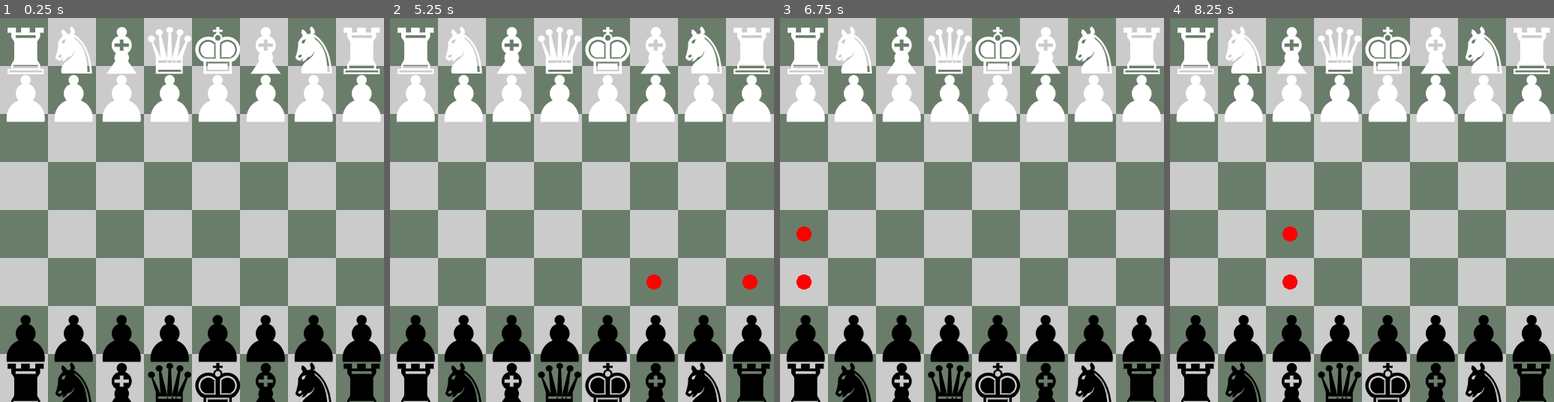
Above: before the commit, frames 1-4 (left to right).
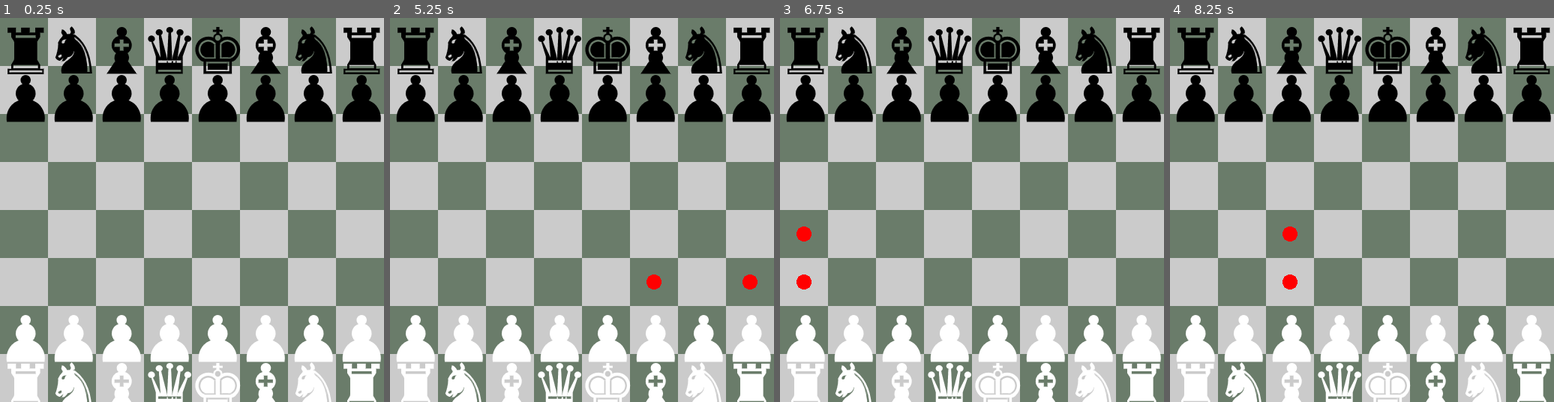
Above: after the commit, the same moments.

Repository: NiahSSBM/chess
Game: Godot game, scene res://scenes/main.tscn
Two runs of this game, one before a commit and one after it. Both use one fixed random seed, a clock stepped at 60 frames per second and the inputs below.
Inputs (mouse positions are in pixels of both pictures, inside the frame that each line leads up to):
- Up to frame 1 (0.25 s): no input
- Up to frame 2 (5.25 s): tap Enter at 0.5, 2, 3.5 s; move the mouse to (413, 378) at 0.52 s; press the mouse at (413, 378) at 0.53 s; tap Space at 1.25, 2.75, 4.25 s; move the mouse to (462, 378) at 1.27 s; release the mouse at (462, 378) at 1.28 s; click (462, 378) at 1.35 s; move the mouse to (509, 378) at 2.02 s; press the mouse at (509, 378) at 2.03 s; move the mouse to (558, 378) at 2.77 s; release the mouse at (558, 378) at 2.78 s; click (558, 378) at 2.85 s; move the mouse to (605, 378) at 3.52 s; press the mouse at (605, 378) at 3.53 s; move the mouse to (654, 378) at 4.27 s; release the mouse at (654, 378) at 4.28 s; click (654, 378) at 4.35 s; move the mouse to (701, 378) at 5.02 s; press the mouse at (701, 378) at 5.03 s
- Up to frame 3 (6.75 s): move the mouse to (1140, 378) at 5.77 s; release the mouse at (1140, 378) at 5.78 s; click (1140, 378) at 5.85 s; move the mouse to (803, 329) at 6.52 s; press the mouse at (803, 329) at 6.53 s
- Up to frame 4 (8.25 s): move the mouse to (1242, 329) at 7.27 s; release the mouse at (1242, 329) at 7.28 s; click (1242, 329) at 7.35 s; move the mouse to (1289, 329) at 8.02 s; press the mouse at (1289, 329) at 8.03 s

The runs differ from the first frame. In frame 1, 22% of the frame differs, in the area x 1-100%, y 2-100%; in frame 2, 22%; in frame 3, 22%; in frame 4, 22%.

Commit message:
basic concept of players and turns

Diff:
--- a/scenes/game_state.gd
+++ b/game_state.gd
@@ -4,6 +4,10 @@
 var prev_boards: Array[int] # 3D array
 
 var turn: int = 0
+var whos_turn: Player
+var turn_direction: int
+var home_player: Player
+var away_player: Player
 
 func _ready():
 	Globals.connect("turn_passed", _on_turn_passed)
@@ -11,6 +15,22 @@
 	Globals.connect("piece_dropped", _on_piece_dropped)
 
 	board_state.resize(Globals.BOARD_SIZE * Globals.BOARD_SIZE)
+
+
+func start_game(home: Player, away: Player):
+	home_player = home
+	home.direction = 1
+	away_player = away
+	away.direction = -1
+	if home_player.color == away_player.color:
+		push_error("Error: Both players are the same color!")
+
+	if home_player.color == Piece.PieceColor.WHITE:
+		whos_turn = away_player # Black player is turn 0, will change to white player for first actual turn
+	else:
+		whos_turn = home_player
+
+	Globals.turn_passed.emit()
 
 
 func get_board() -> Array[int]:
@@ -43,6 +63,14 @@
 
 func _on_turn_passed():
 	turn += 1
+	if whos_turn == home_player:
+		whos_turn = away_player
+	else:
+		whos_turn = home_player
+
+	if Globals.DEBUG_PRINT:
+		print(Piece.PieceColor.keys()[whos_turn.color] + " turn")
+
 	prev_boards.append_array(board_state)
 
 	var pieces: Array[Node] = get_tree().get_nodes_in_group("piece")
--- a/project.godot
+++ b/project.godot
@@ -19,6 +19,7 @@
 
 Globals="*res://scripts/globals.gd"
 Game="*res://scripts/game.gd"
+GameState="*res://game_state.gd"
 
 [display]
 
--- a/scenes/main.tscn
+++ b/scenes/main.tscn
@@ -1,8 +1,7 @@
-[gd_scene load_steps=5 format=3 uid="uid://bsjnd355cxwqc"]
+[gd_scene load_steps=4 format=3 uid="uid://bsjnd355cxwqc"]
 
 [ext_resource type="Script" uid="uid://bihldgnjfpvac" path="res://scripts/main.gd" id="1_jyhfs"]
 [ext_resource type="Script" uid="uid://cuqbqsfj7aqcm" path="res://scripts/board.gd" id="2_0wfyh"]
-[ext_resource type="Script" uid="uid://chwahkdn44rff" path="res://scenes/game_state.gd" id="4_jyhfs"]
 [ext_resource type="Script" uid="uid://c12pj77qtcxk" path="res://scripts/input_handler.gd" id="5_tbgi4"]
 
 [node name="Node2D" type="Node2D"]
@@ -13,6 +12,3 @@
 
 [node name="InputHandler" type="Node" parent="."]
 script = ExtResource("5_tbgi4")
-
-[node name="GameState" type="Node" parent="."]
-script = ExtResource("4_jyhfs")
--- a/scripts/game.gd
+++ b/scripts/game.gd
@@ -4,7 +4,6 @@
 func submit_move(notation: String) -> bool:
 	var piece: Piece = _notation_to_piece(notation)
 	var nearest_marker = piece.get_nearest_marker()
-	var color_mod: int = -1 if piece.color else 1
 
 	if Globals.DEBUG_PRINT:
 		print(notation)
@@ -17,7 +16,7 @@
 				if piece != p:
 					p.free()
 					break
-			if nearest_marker.board_position - Vector2i(0, color_mod) == p.board_position and p.is_en_passantable:
+			if nearest_marker.board_position - Vector2i(0, GameState.whos_turn.direction) == p.board_position and p.is_en_passantable:
 				p.free() # En passant
 				break
 		Globals.turn_passed.emit()
@@ -47,6 +46,11 @@
 func check_move(notation: String) -> bool:
 	var piece: Piece = _notation_to_piece(notation)
 	var target: Vector2i = _notation_to_target(notation)
+
+	GameState.turn_direction = piece.player_owner.direction
+
+	if GameState.whos_turn.color != piece.color:
+		return false
 
 	if piece.type == Piece.PieceType.PAWN:
 		return _can_pawn_move(piece, target)
@@ -109,23 +113,21 @@
 
 
 func _can_pawn_move(pawn: Piece, target: Vector2i) -> bool:
-	var color_mod: int = -1 if pawn.color else 1
-
 	if target.x == pawn.board_position.x:
-		if target.y == pawn.board_position.y + color_mod and _get_piece_at_position(target) == null:
+		if target.y == pawn.board_position.y + GameState.turn_direction and _get_piece_at_position(target) == null:
 			return true # Move forward 1 space if not obstructed
-		if  target.y == pawn.board_position.y + color_mod * 2 and _get_piece_at_position(target) == null and _get_piece_at_position(Vector2i(target.x, target.y - color_mod)) == null and not pawn.has_moved:
+		if  target.y == pawn.board_position.y + GameState.turn_direction * 2 and _get_piece_at_position(target) == null and _get_piece_at_position(Vector2i(target.x, target.y - GameState.turn_direction)) == null and not pawn.has_moved:
 				return true # Move forward 2 spaces if hasn't moved already and not obstructed
 	if target.x == pawn.board_position.x + 1 or target.x == pawn.board_position.x - 1:
-		if target.y == pawn.board_position.y + color_mod and _get_piece_at_position(target) != null:
+		if target.y == pawn.board_position.y + GameState.turn_direction and _get_piece_at_position(target) != null:
 			if _get_piece_at_position(target).color != pawn.color:
 				return true # Take pieces diagonally
 	if target.x == pawn.board_position.x + 1 or target.x == pawn.board_position.x - 1:
 		var can_en_passant = false
-		if _get_piece_at_position(Vector2i(target.x, target.y - color_mod)) != null:
-			can_en_passant = _get_piece_at_position(Vector2i(target.x, target.y - color_mod)).is_en_passantable
-			can_en_passant = can_en_passant and _get_piece_at_position(Vector2i(target.x, target.y - color_mod)).color != pawn.color
-		if target.y == pawn.board_position.y + color_mod and can_en_passant:
+		if _get_piece_at_position(Vector2i(target.x, target.y - GameState.turn_direction)) != null:
+			can_en_passant = _get_piece_at_position(Vector2i(target.x, target.y - GameState.turn_direction)).is_en_passantable
+			can_en_passant = can_en_passant and _get_piece_at_position(Vector2i(target.x, target.y - GameState.turn_direction)).color != pawn.color
+		if target.y == pawn.board_position.y + GameState.turn_direction and can_en_passant:
 			return true # En passant
 
 	return false
--- a/scripts/main.gd
+++ b/scripts/main.gd
@@ -5,53 +5,57 @@
 func _ready():
 	get_window().size = Vector2i(Globals.BOARD_SIZE * Globals.TILE_SIZE, Globals.BOARD_SIZE * Globals.TILE_SIZE)
 
-	_init_pieces()
-	Globals.turn_passed.emit()
+	var player: Player = Player.new(Piece.PieceColor.WHITE, Player.playerType.LOCAL)
+	var ai: Player = Player.new(Piece.PieceColor.BLACK, Player.playerType.AI)
+
+	_init_pieces(player, ai)
+	GameState.start_game(player, ai)
 
 
-func _create_piece(pos: Vector2i, type: Piece.PieceType, color: Piece.PieceColor):
+func _create_piece(pos: Vector2i, type: Piece.PieceType, player_owner: Player):
 	var piece = piece_res.instantiate()
 	piece.board_position = pos
 	piece.type = type
-	piece.color = color
+	piece.player_owner = player_owner
+	piece.color = player_owner.color
 	add_child(piece)
 
 
-func _init_pieces():
+func _init_pieces(home: Player, away: Player):
 	# Black back row
-	_create_piece(Vector2i(0, 0), Piece.PieceType.ROOK, Piece.PieceColor.BLACK)
-	_create_piece(Vector2i(1, 0), Piece.PieceType.KNIGHT, Piece.PieceColor.BLACK)
-	_create_piece(Vector2i(2, 0), Piece.PieceType.BISHOP, Piece.PieceColor.BLACK)
-	_create_piece(Vector2i(3, 0), Piece.PieceType.QUEEN, Piece.PieceColor.BLACK)
-	_create_piece(Vector2i(4, 0), Piece.PieceType.KING, Piece.PieceColor.BLACK)
-	_create_piece(Vector2i(5, 0), Piece.PieceType.BISHOP, Piece.PieceColor.BLACK)
-	_create_piece(Vector2i(6, 0), Piece.PieceType.KNIGHT, Piece.PieceColor.BLACK)
-	_create_piece(Vector2i(7, 0), Piece.PieceType.ROOK, Piece.PieceColor.BLACK)
+	_create_piece(Vector2i(0, 0), Piece.PieceType.ROOK, home)
+	_create_piece(Vector2i(1, 0), Piece.PieceType.KNIGHT, home)
+	_create_piece(Vector2i(2, 0), Piece.PieceType.BISHOP, home)
+	_create_piece(Vector2i(3, 0), Piece.PieceType.QUEEN, home)
+	_create_piece(Vector2i(4, 0), Piece.PieceType.KING, home)
+	_create_piece(Vector2i(5, 0), Piece.PieceType.BISHOP, home)
+	_create_piece(Vector2i(6, 0), Piece.PieceType.KNIGHT, home)
+	_create_piece(Vector2i(7, 0), Piece.PieceType.ROOK, home)
 	# Black pawns
-	_create_piece(Vector2i(0, 1), Piece.PieceType.PAWN, Piece.PieceColor.BLACK)
-	_create_piece(Vector2i(1, 1), Piece.PieceType.PAWN, Piece.PieceColor.BLACK)
-	_create_piece(Vector2i(2, 1), Piece.PieceType.PAWN, Piece.PieceColor.BLACK)
-	_create_piece(Vector2i(3, 1), Piece.PieceType.PAWN, Piece.PieceColor.BLACK)
-	_create_piece(Vector2i(4, 1), Piece.PieceType.PAWN, Piece.PieceColor.BLACK)
-	_create_piece(Vector2i(5, 1), Piece.PieceType.PAWN, Piece.PieceColor.BLACK)
-	_create_piece(Vector2i(6, 1), Piece.PieceType.PAWN, Piece.PieceColor.BLACK)
-	_create_piece(Vector2i(7, 1), Piece.PieceType.PAWN, Piece.PieceColor.BLACK)
+	_create_piece(Vector2i(0, 1), Piece.PieceType.PAWN, home)
+	_create_piece(Vector2i(1, 1), Piece.PieceType.PAWN, home)
+	_create_piece(Vector2i(2, 1), Piece.PieceType.PAWN, home)
+	_create_piece(Vector2i(3, 1), Piece.PieceType.PAWN, home)
+	_create_piece(Vector2i(4, 1), Piece.PieceType.PAWN, home)
+	_create_piece(Vector2i(5, 1), Piece.PieceType.PAWN, home)
+	_create_piece(Vector2i(6, 1), Piece.PieceType.PAWN, home)
+	_create_piece(Vector2i(7, 1), Piece.PieceType.PAWN, home)
 
 	# White back row
-	_create_piece(Vector2i(0, 7), Piece.PieceType.ROOK, Piece.PieceColor.WHITE)
-	_create_piece(Vector2i(1, 7), Piece.PieceType.KNIGHT, Piece.PieceColor.WHITE)
-	_create_piece(Vector2i(2, 7), Piece.PieceType.BISHOP, Piece.PieceColor.WHITE)
-	_create_piece(Vector2i(3, 7), Piece.PieceType.QUEEN, Piece.PieceColor.WHITE)
-	_create_piece(Vector2i(4, 7), Piece.PieceType.KING, Piece.PieceColor.WHITE)
-	_create_piece(Vector2i(5, 7), Piece.PieceType.BISHOP, Piece.PieceColor.WHITE)
-	_create_piece(Vector2i(6, 7), Piece.PieceType.KNIGHT, Piece.PieceColor.WHITE)
-	_create_piece(Vector2i(7, 7), Piece.PieceType.ROOK, Piece.PieceColor.WHITE)
+	_create_piece(Vector2i(0, 7), Piece.PieceType.ROOK, away)
+	_create_piece(Vector2i(1, 7), Piece.PieceType.KNIGHT, away)
+	_create_piece(Vector2i(2, 7), Piece.PieceType.BISHOP, away)
+	_create_piece(Vector2i(3, 7), Piece.PieceType.QUEEN, away)
+	_create_piece(Vector2i(4, 7), Piece.PieceType.KING, away)
+	_create_piece(Vector2i(5, 7), Piece.PieceType.BISHOP, away)
+	_create_piece(Vector2i(6, 7), Piece.PieceType.KNIGHT, away)
+	_create_piece(Vector2i(7, 7), Piece.PieceType.ROOK, away)
 	# White pawns
-	_create_piece(Vector2i(0, 6), Piece.PieceType.PAWN, Piece.PieceColor.WHITE)
-	_create_piece(Vector2i(1, 6), Piece.PieceType.PAWN, Piece.PieceColor.WHITE)
-	_create_piece(Vector2i(2, 6), Piece.PieceType.PAWN, Piece.PieceColor.WHITE)
-	_create_piece(Vector2i(3, 6), Piece.PieceType.PAWN, Piece.PieceColor.WHITE)
-	_create_piece(Vector2i(4, 6), Piece.PieceType.PAWN, Piece.PieceColor.WHITE)
-	_create_piece(Vector2i(5, 6), Piece.PieceType.PAWN, Piece.PieceColor.WHITE)
-	_create_piece(Vector2i(6, 6), Piece.PieceType.PAWN, Piece.PieceColor.WHITE)
-	_create_piece(Vector2i(7, 6), Piece.PieceType.PAWN, Piece.PieceColor.WHITE)
+	_create_piece(Vector2i(0, 6), Piece.PieceType.PAWN, away)
+	_create_piece(Vector2i(1, 6), Piece.PieceType.PAWN, away)
+	_create_piece(Vector2i(2, 6), Piece.PieceType.PAWN, away)
+	_create_piece(Vector2i(3, 6), Piece.PieceType.PAWN, away)
+	_create_piece(Vector2i(4, 6), Piece.PieceType.PAWN, away)
+	_create_piece(Vector2i(5, 6), Piece.PieceType.PAWN, away)
+	_create_piece(Vector2i(6, 6), Piece.PieceType.PAWN, away)
+	_create_piece(Vector2i(7, 6), Piece.PieceType.PAWN, away)
--- a/scripts/piece.gd
+++ b/scripts/piece.gd
@@ -5,6 +5,7 @@
 
 var type: PieceType
 var color: PieceColor
+var player_owner: Player
 var board_position: Vector2i
 var is_held: bool = false
 var has_moved: bool = false
--- /dev/null
+++ b/scripts/player.gd
@@ -0,0 +1,11 @@
+class_name Player extends Node
+
+enum playerType {LOCAL, NETWORK, AI}
+
+var color: Piece.PieceColor
+var type: playerType
+var direction: int
+
+func _init(c: Piece.PieceColor, t: playerType):
+	color = c
+	type = t
Renamed: scenes/game_state.gd.uid -> game_state.gd.uid
Not shown, added: scripts/player.gd.uid
